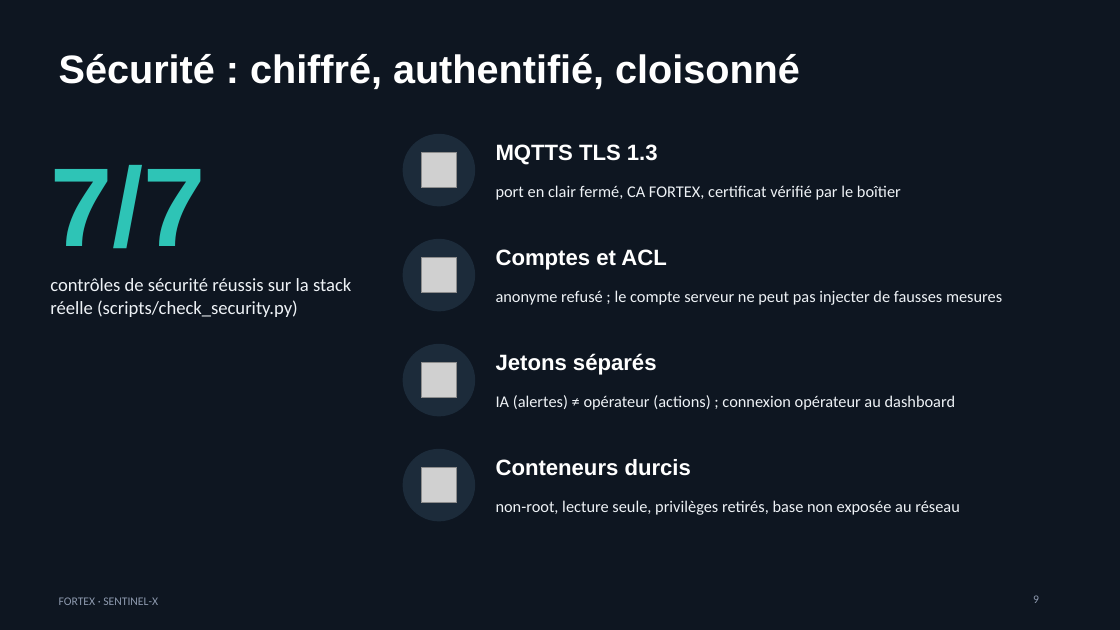
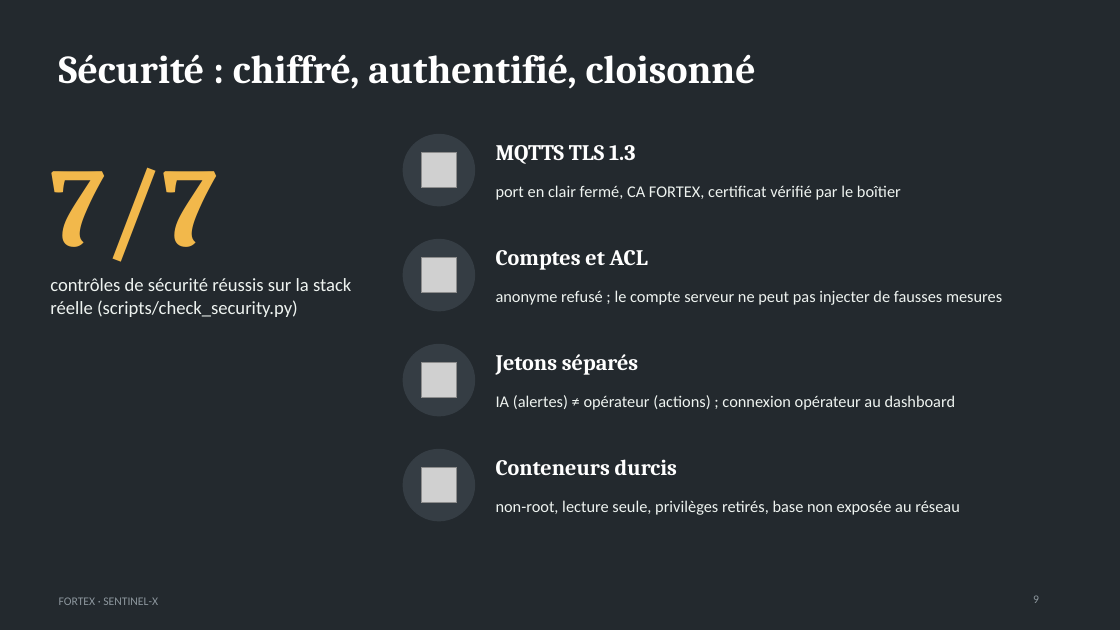
Before and after one commit to Fortexworkshop/ia, a slide deck: slide 9 of livrables/Workshop2026-M1-G-Pres.pptx. Drawn at 1120x630 pixels with LibreOffice and Linux fonts; fonts in the diff are those of the drawing; grey boxes stand for pictures. Boxes give left, top, right and bottom in pixels: in the first picture for what was removed or moved away, otherwise in the second. Text is boxed around its words. In the diff, an @@ line names an element or a change of style, - is before the commit and + after.

```diff
--- a/livrables/Workshop2026-M1-G-Pres.pptx
+++ b/livrables/Workshop2026-M1-G-Pres.pptx
@@ background #0E1621 to #23292E @@
@@ text "7/7" at bbox=[50, 167, 217, 262]: font Arial to Cambria, text colour #2EC4B6 to #F2B84B @@
@@ font Arial to Cambria in 5 elements at bbox=[59, 54, 756, 89], bbox=[496, 145, 635, 164], bbox=[496, 250, 648, 270], bbox=[496, 354, 638, 375], bbox=[496, 459, 677, 476] @@
@@ fill #1C2B3A to #353D44; outline #1C2B3A 1 pt to #353D44 1 pt in 4 elements at bbox=[403, 134, 475, 206], bbox=[403, 239, 475, 311], bbox=[403, 344, 475, 416], bbox=[403, 450, 475, 521] @@
@@ text colour #EEF2F6 to #EEF3F0 in 5 elements at bbox=[50, 278, 351, 317], bbox=[496, 185, 901, 200], bbox=[496, 290, 1002, 305], bbox=[496, 395, 956, 410], bbox=[496, 500, 960, 515] @@
@@ text "FORTEX · SENTINEL-X" at bbox=[59, 597, 158, 605]: text colour #8D99AE to #8C969D @@
@@ page number at bbox=[1033, 595, 1039, 603]: text colour #8D99AE to #8C969D @@
```
Also in this commit, not shown: 13 other slides changed, 2 other files.
